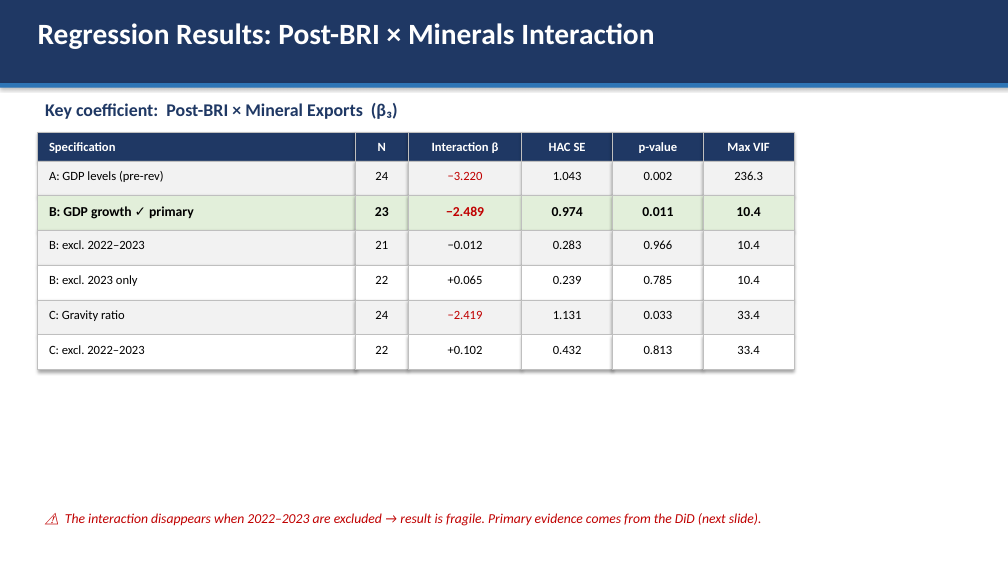
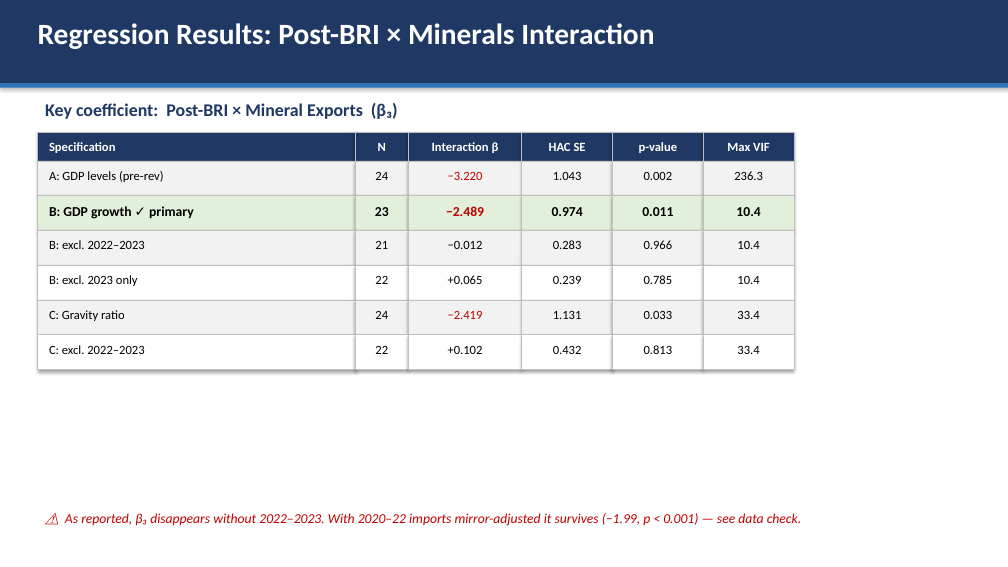
Before and after one commit to omirbeknikar-ship-it/dissertation-final, a slide deck: slide 10 of Paper/defense_presentation.pptx. Drawn at 1008x567 pixels with LibreOffice and Linux fonts; fonts in the diff are those of the drawing. Boxes give left, top, right and bottom in pixels: in the first picture for what was removed or moved away, otherwise in the second. Text is boxed around its words. In the diff, an @@ line names an element or a change of style, - is before the commit and + after.

Commit message:
revision(round 2): monthly data, hypothesis tests, Granger, import-break check
Supervisor feedback round 2:
- Point 1 (N = 24): Denton quarterly disaggregation (n = 96) with Monte
  Carlo showing interpolation adds no information; observed UN Comtrade
  monthly data 2010-2019 (n = 120) with NBK FX and Pink Sheet prices.
- Point 2: formal one-sided hypothesis tests, full model fit statistics,
  annual and monthly Granger causality (VAR-in-differences, Toda-Yamamoto).
- New finding: Kazakhstan-reported imports from China under-recorded in
  2020-2022 (mirror check); sensitivity analysis in Script 43.
- Paper sections 4.7, 5.5-5.6, 6.11, 6.17-6.20; abstract, discussion and
  conclusion updated; PDF/DOCX rebuilt; deck expanded to 23 slides.

```diff
--- a/Paper/defense_presentation.pptx
+++ b/Paper/defense_presentation.pptx
@@ text at (65,513,801,526): text changed @@
-⚠ The interaction disappears when 2022–2023 are excluded → result is fragile. Primary evidence comes from the DiD (next slide).
+⚠ As reported, β₃ disappears without 2022–2023. With 2020–22 imports mirror-adjusted it survives (−1.99, p < 0.001) — see data check.
```
Also in this commit, not shown: 7 other slides changed, 5 slides added, 41 other files.
